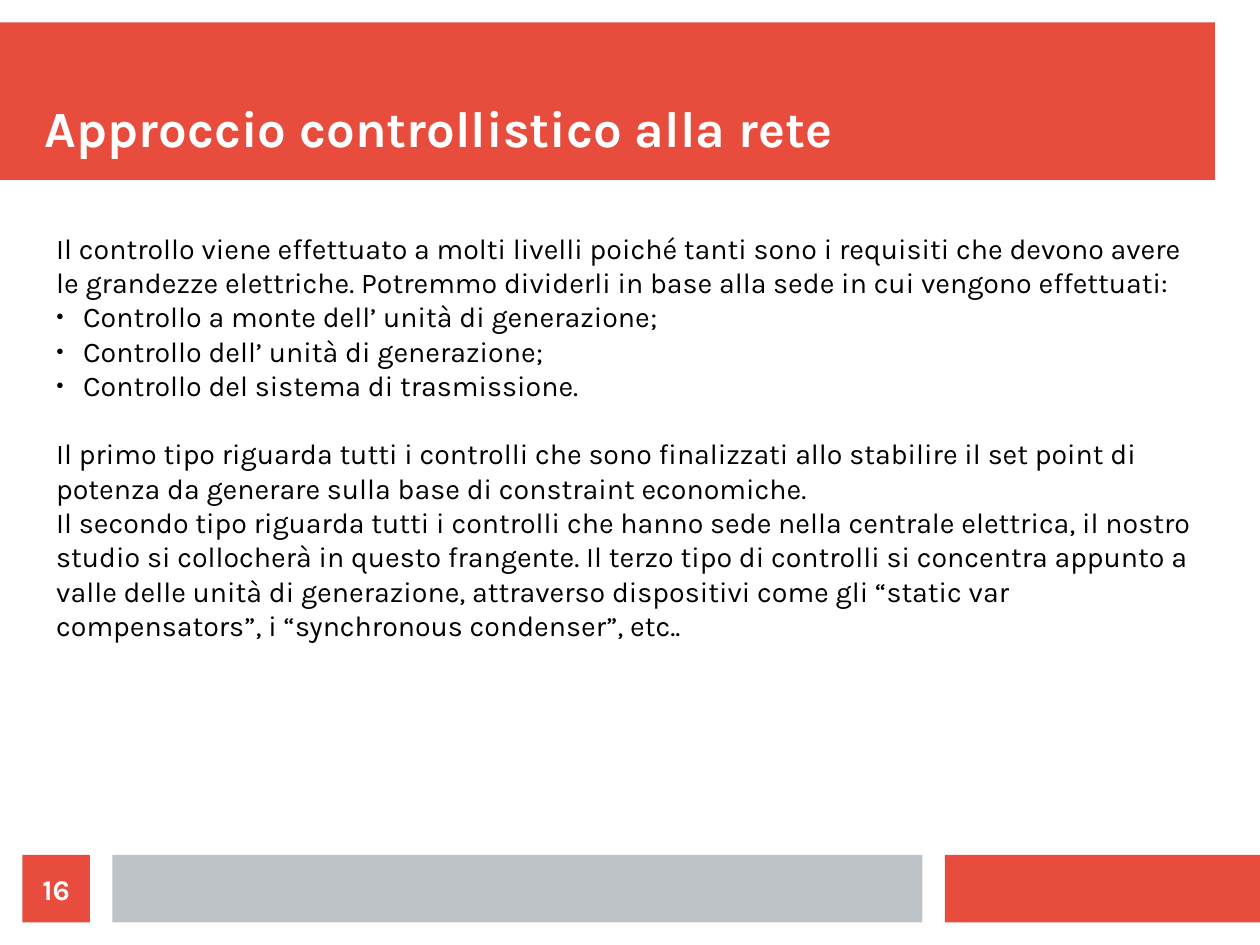
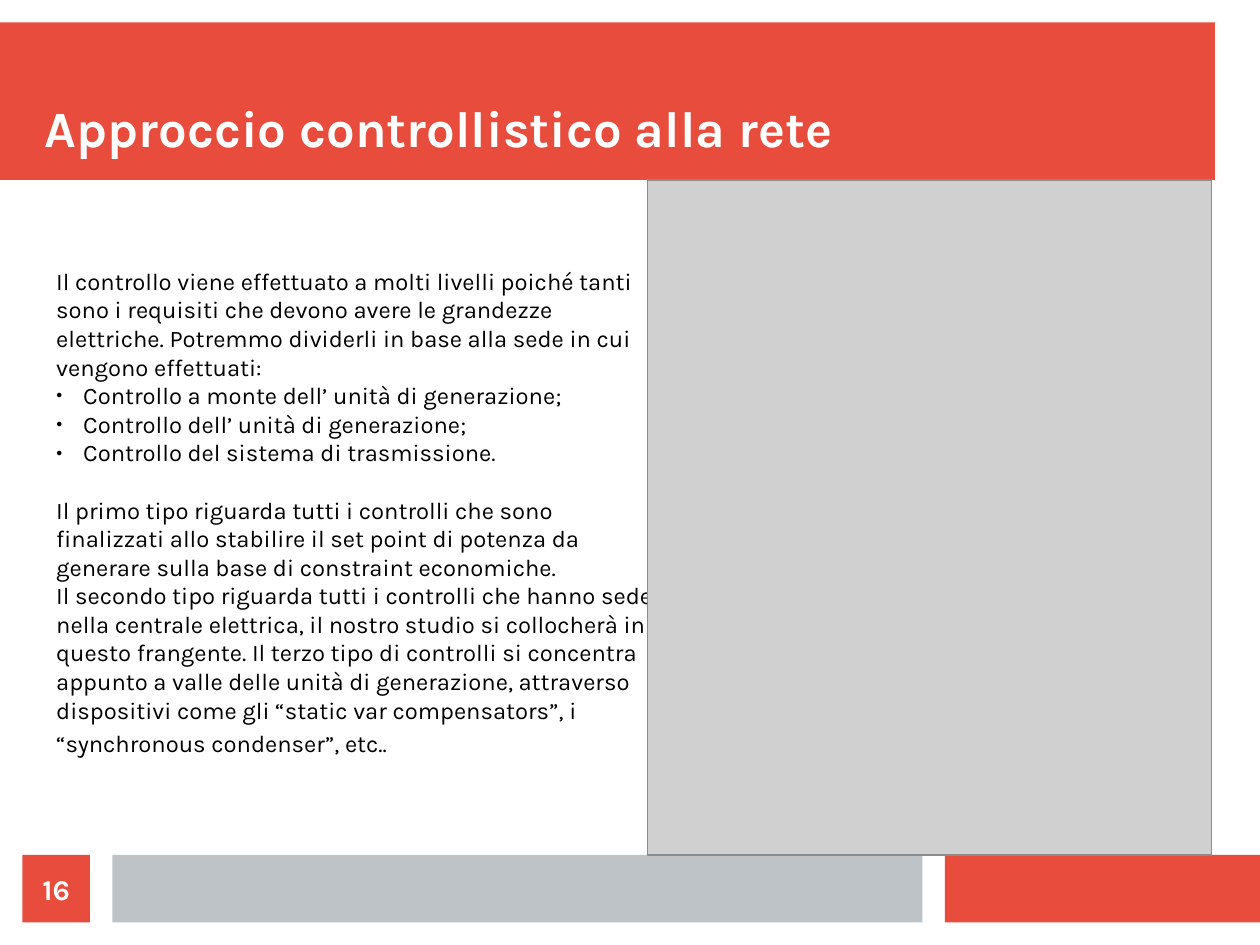
Before and after one commit to LeonardoSalustri/Tesi, a slide deck: slide 16 of Formule_presentazione/Presentazione.odp. Drawn at 1260x945 pixels with LibreOffice and Linux fonts; fonts in the diff are those of the drawing; grey boxes stand for pictures. Boxes give left, top, right and bottom in pixels: in the first picture for what was removed or moved away, otherwise in the second. Text is boxed around its words. In the diff, an @@ line names an element or a change of style, - is before the commit and + after.

```diff
--- a/Formule_presentazione/Presentazione.odp
+++ b/Formule_presentazione/Presentazione.odp
@@ picture added at box(648, 180, 1212, 855) @@
@@ text "Il controllo viene effettuato a ...": place and size @@
-text "Il controllo viene effettuato a ..." at box(56, 237, 1189, 643)
+text "Il controllo viene effettuato a ..." at box(56, 272, 652, 758)
@@ text "Il controllo viene effettuato a ..." at box(56, 272, 652, 758): size 18 to 15 pt @@
```
Also in this commit, not shown: 4 other slides changed, 1 slide removed, 16 other files.
